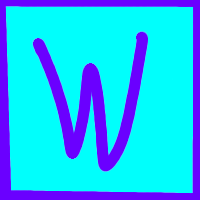
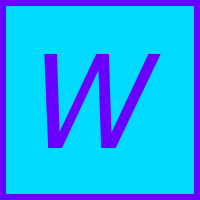
Layer changes from the first 200px x 200px image to the second:
added layer "W" above "Background" over [44, 54, 161, 148]
painted on "Background" over [5, 6, 194, 194]
